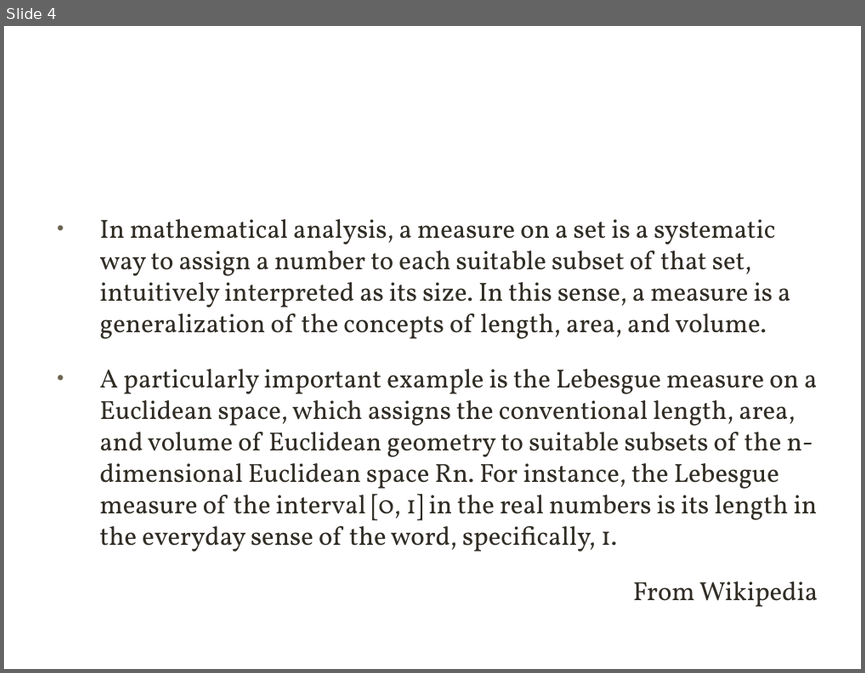
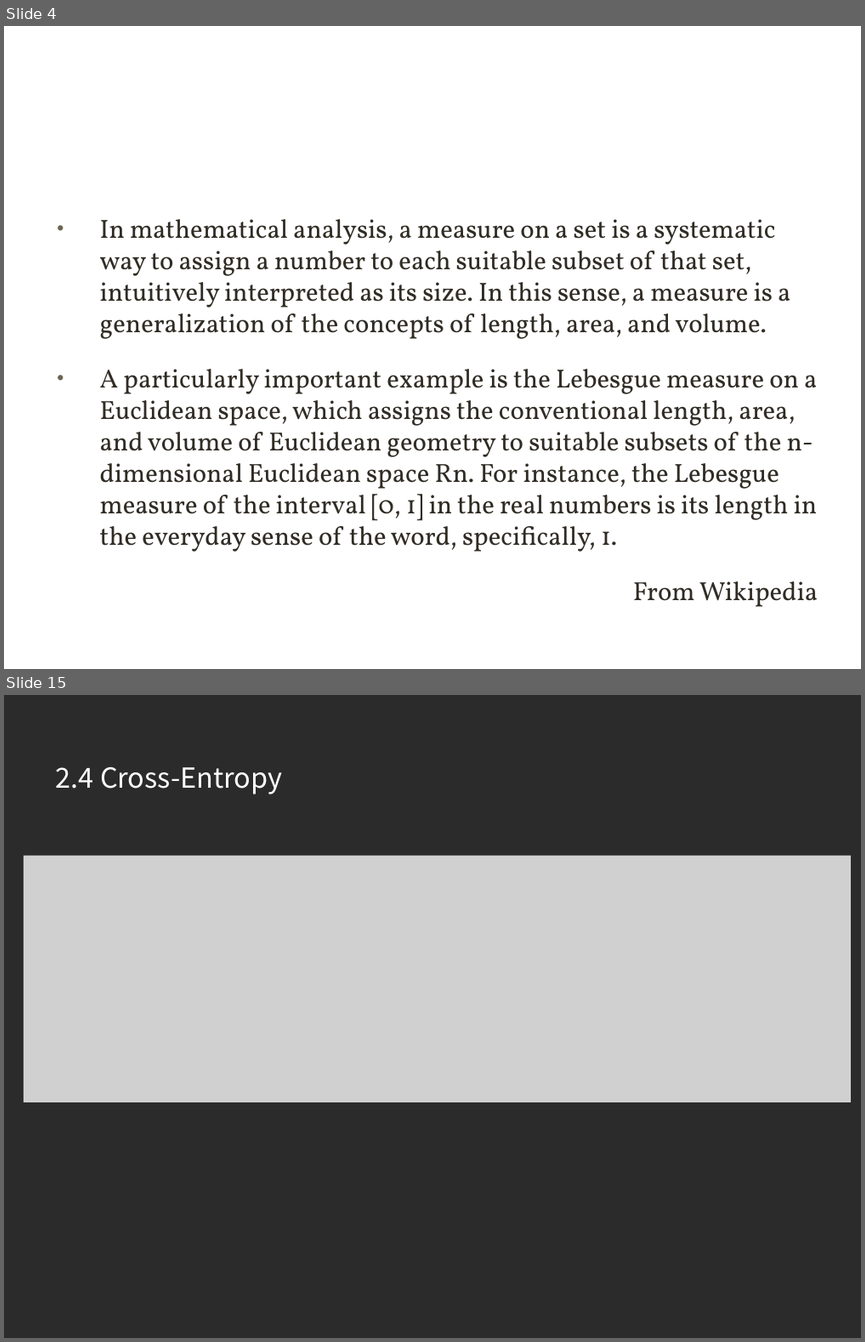
Before and after one commit to xuqinkun/Report, a slide deck: 深度学习-3.12-3.14.pptx. Shown one above the other, each under a label of ours: slide 4 before the commit, slides 4 and 15 after it; the slides between them are not shown. The pictures are 865x673 and 865x1342 pixels, drawn with LibreOffice and Linux fonts; fonts in the diff are those of the drawing; grey boxes stand for pictures; background and template pictures are left out; a plain dark background stands for a picture behind light text. Boxes give left, top, right and bottom in pixels: in the first picture for what was removed or moved away, otherwise in the second. Text is boxed around its words. In the diff, an @@ line names an element or a change of style, - is before the commit and + after.

```diff
--- a/深度学习-3.12-3.14.pptx
+++ b/深度学习-3.12-3.14.pptx
@@ slide 15 added at (4,695,861,1338), background picture (left out) @@
@@ title added at (56,767,282,794), 40 pt, text #FFFFFF @@
+2.4 Cross-Entropy
@@ picture added at (24,855,851,1102) @@
```
Also in this commit, not shown: 4 slides changed, 9 other slides added.
